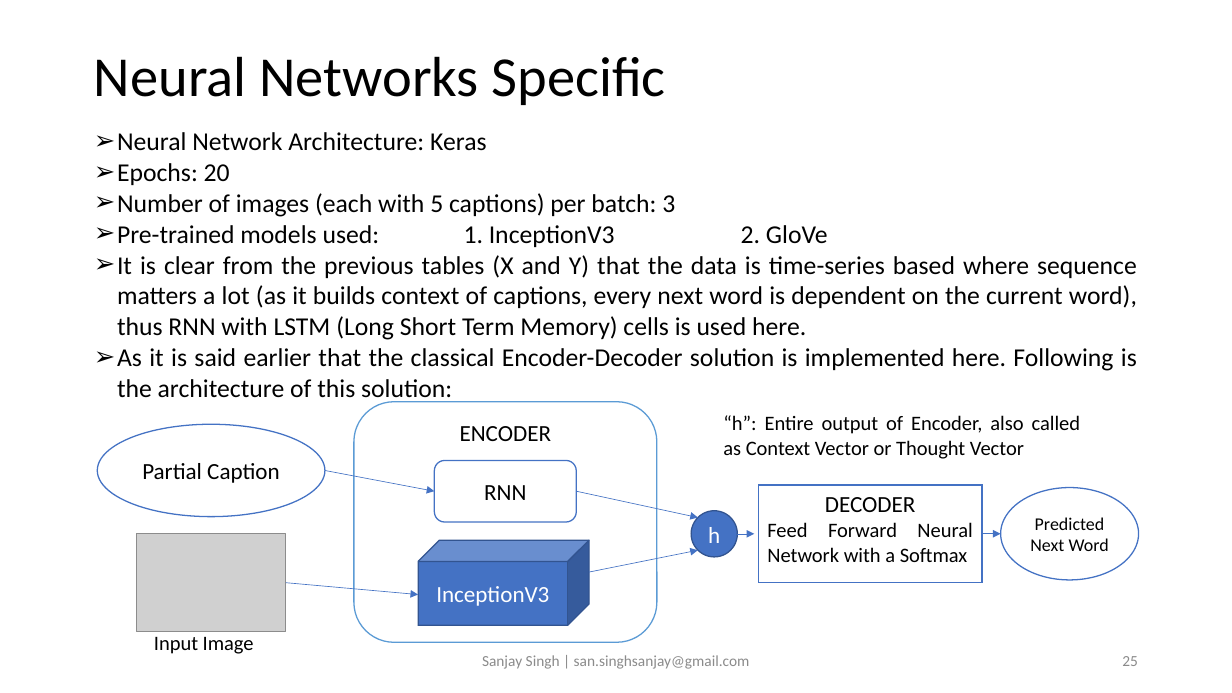
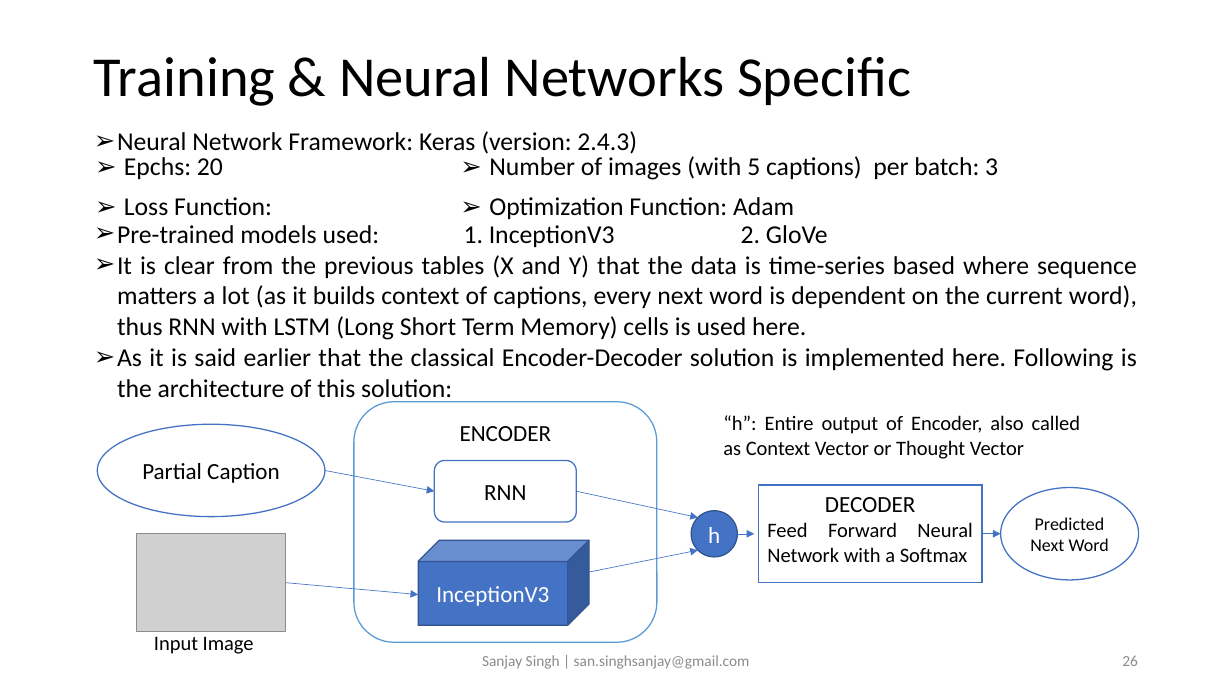
Before and after one commit to sansinghsanjay/Flickr8k_ImageCaptioning, a slide deck: slide 26 of readme.pptx (slide 25 before the commit). Drawn at 1232x693 pixels with LibreOffice and Linux fonts; fonts in the diff are those of the drawing; grey boxes stand for pictures. Boxes give left, top, right and bottom in pixels: in the first picture for what was removed or moved away, otherwise in the second. Text is boxed around its words. In the diff, an @@ line names an element or a change of style, - is before the commit and + after.

```diff
--- a/readme.pptx
+++ b/readme.pptx
@@ title at [94, 56, 911, 106]: text changed @@
-Neural Networks Specific
+Training & Neural Networks Specific
@@ table added at [86, 147, 1144, 227], 2 rows, 2 columns @@
+Epchs: 20 | Number of images (with 5 captions) per batch: 3
+Loss Function: | Optimization Function: Adam
@@ text at [117, 131, 637, 154]: text changed @@
-➢ Neural Network Architecture: Keras
-➢ Epochs: 20
-➢ Number of images (each with 5 captions) per batch: 3
+➢ Neural Network Framework: Keras (version: 2.4.3)
@@ page number at [1122, 655, 1138, 666]: text changed @@
-25
+26
```
Also in this commit, not shown: 5 other slides changed, 4 slides added, 1 other file.
